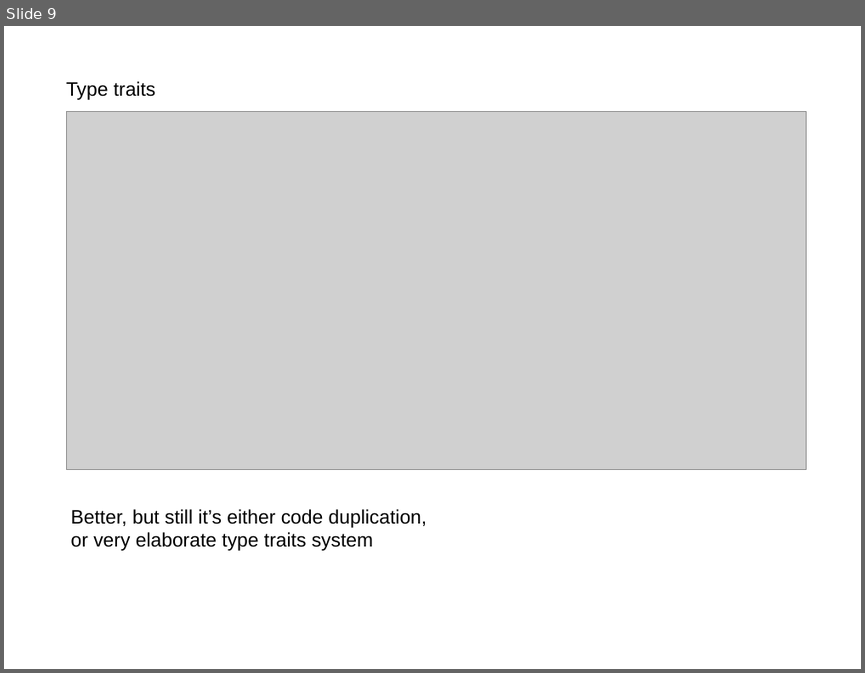
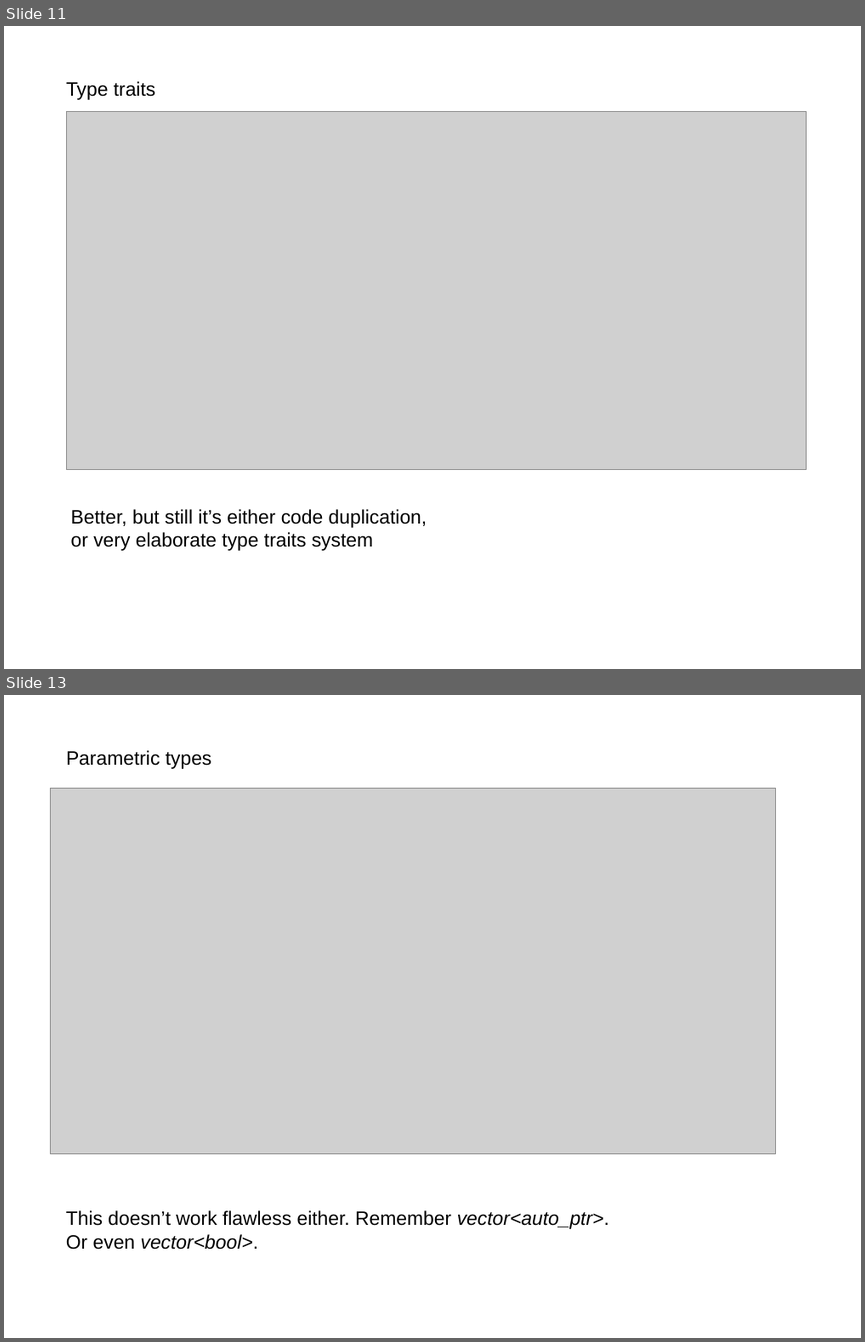
Before and after one commit to akalenuk/templates-experiments, a slide deck: templates.odp. Shown one above the other, each under a label of ours: slide 9 before the commit, slides 11 and 13 after it; the slides between them are not shown. The pictures are 865x673 and 865x1342 pixels, drawn with LibreOffice and Linux fonts; fonts in the diff are those of the drawing; grey boxes stand for pictures. Boxes give left, top, right and bottom in pixels: in the first picture for what was removed or moved away, otherwise in the second. Text is boxed around its words. In the diff, an @@ line names an element or a change of style, - is before the commit and + after.

```diff
--- a/templates.odp
+++ b/templates.odp
@@ slide 13 added at (4, 695, 861, 1338), background #FFFFFF @@
@@ text added at (66, 750, 212, 769), 18 pt, text #000000 @@
+Parametric types
@@ picture added at (51, 789, 775, 1154) @@
@@ text added at (66, 1210, 609, 1249), 18 pt, text #000000 @@
+This doesn’t work flawless either. Remember vector<auto_ptr>.
+Or even vector<bool>.
@@ what was slide 9 is now slide 11 @@
```
Also in this commit, not shown: 2 slides changed, 3 other slides added, 2 slides removed, 3 other files.
